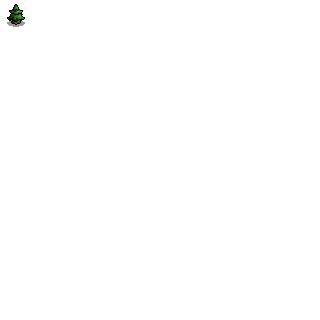
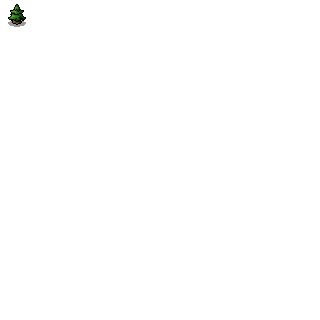
Layered file, before and after one edit (320x320). Changes by layer:
painted on "Paint Layer 1" over bbox(7, 4, 26, 27)